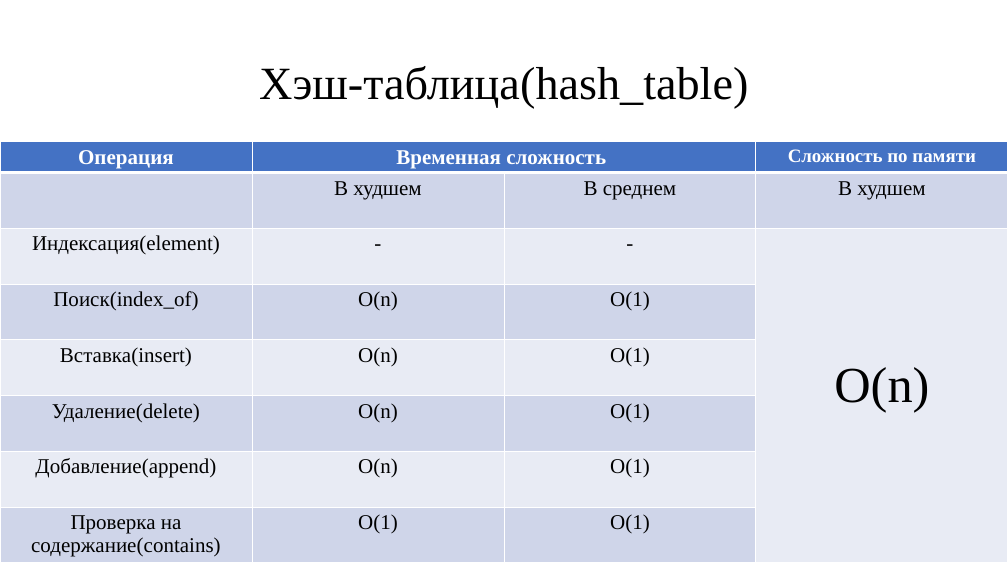
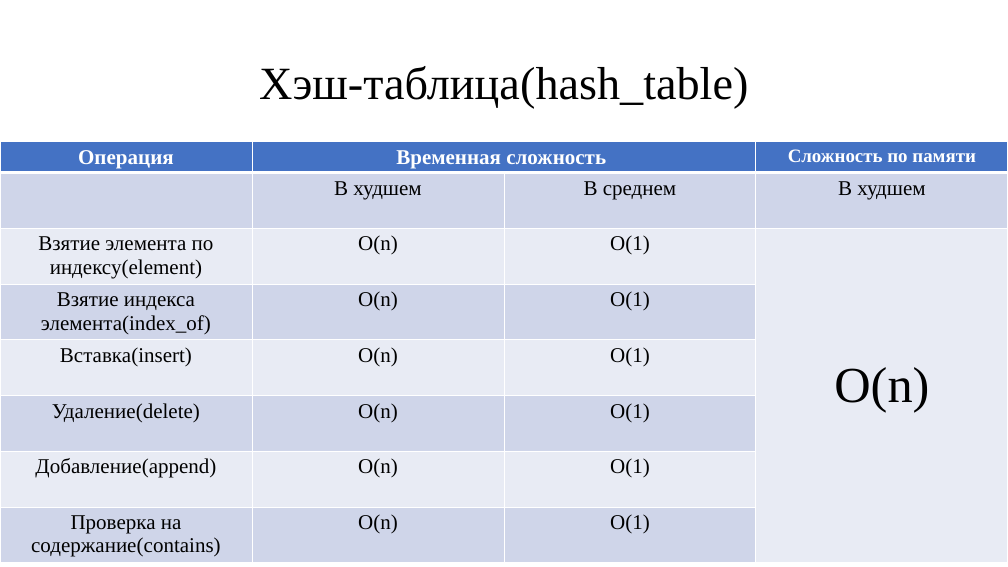
Before and after one commit to ZenoReT/Dictionaries, a slide deck: slide 15 of отчет.pptx. Drawn at 1008x567 pixels with LibreOffice and Linux fonts; fonts in the diff are those of the drawing. Boxes give left, top, right and bottom in pixels: in the first picture for what was removed or moved away, otherwise in the second. Text is boxed around its words. In the diff, an @@ line names an element or a change of style, - is before the commit and + after.

```diff
--- a/отчет.pptx
+++ b/отчет.pptx
@@ table at [0, 142, 1007, 567] @@
-row 3: Индексация(element) | - | - | O(n)
+row 3: Взятие элемента по индексу(element) | O(n) | O(1) | O(n)
-row 4, column 1: Поиск(index_of)
+row 4, column 1: Взятие индекса элемента(index_of)
-row 8, column 2: O(1)
+row 8, column 2: O(n)
```
Also in this commit, not shown: 32 other slides changed, 11 slides added, 82 slides removed, 14 other files.
